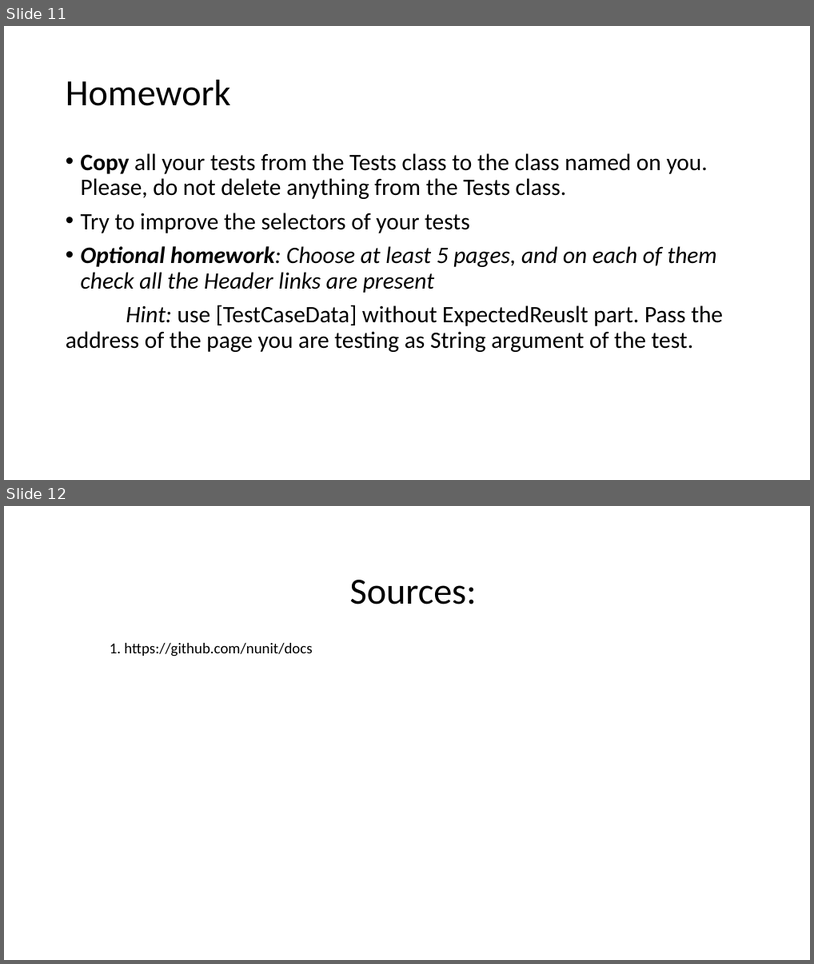
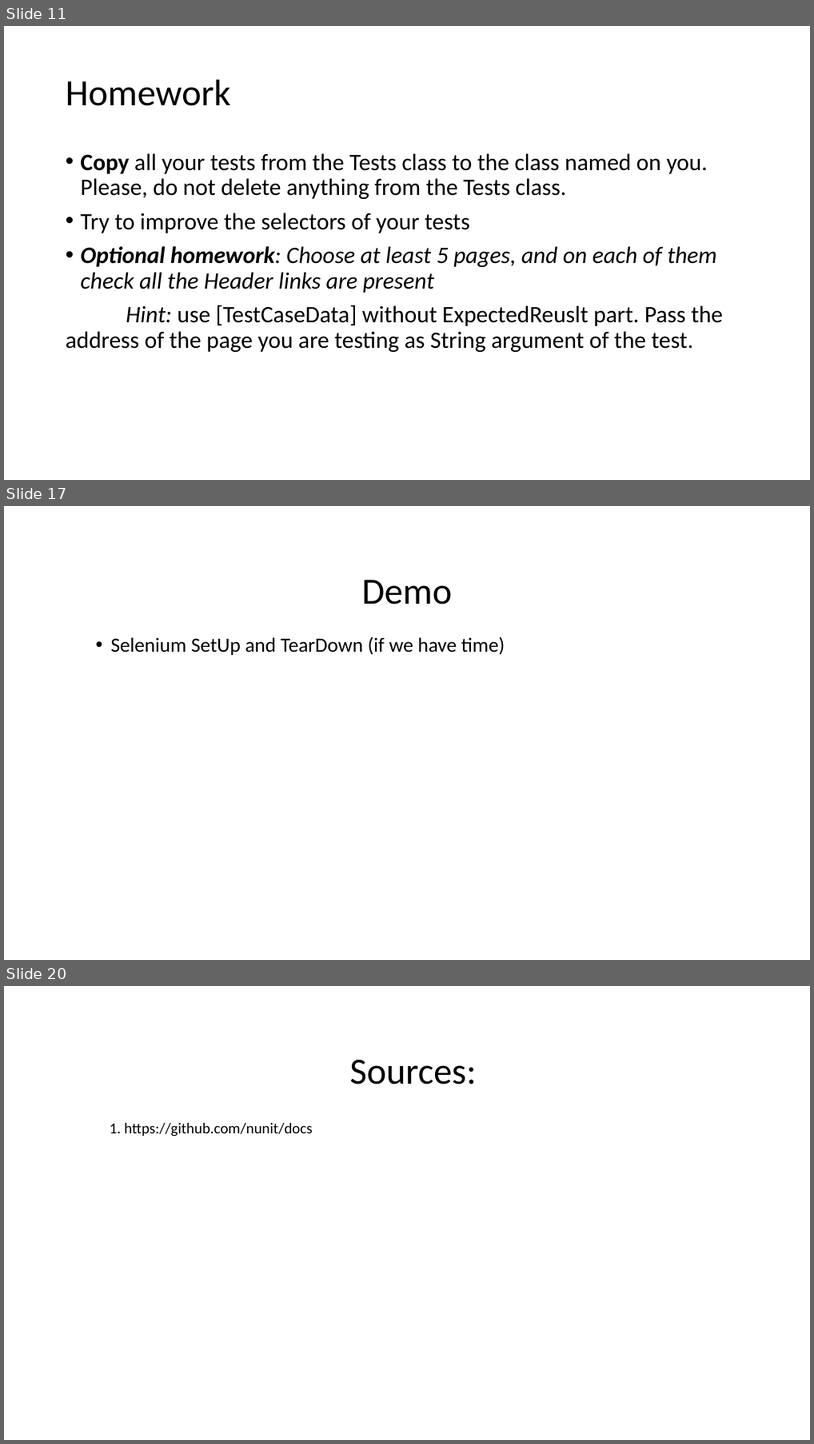
Before and after one commit to dvelio/QAAutomationCourse2017, a slide deck: Presentations/QA Automation Course Week 5.pptx. Shown one above the other, each under a label of ours: slides 11 and 12 before the commit, slides 11, 17 and 20 after it; the slides between them are not shown. The pictures are 814x964 and 814x1444 pixels, drawn with LibreOffice and Linux fonts; fonts in the diff are those of the drawing. Boxes give left, top, right and bottom in pixels: in the first picture for what was removed or moved away, otherwise in the second. Text is boxed around its words. In the diff, an @@ line names an element or a change of style, - is before the commit and + after.

```diff
--- a/Presentations/QA Automation Course Week 5.pptx
+++ b/Presentations/QA Automation Course Week 5.pptx
@@ slide 17 added at (4,506,810,960), background #FFFFFF @@
@@ title added at (362,580,453,604), 44 pt, text #000000 @@
+Demo
@@ text added at (111,637,505,655), 24 pt, text #000000 @@
+  • Selenium SetUp and TearDown (if we have time)
@@ what was slide 12 is now slide 20 @@
```
Also in this commit, not shown: 2 slides changed, 7 other slides added, 1 other file.
